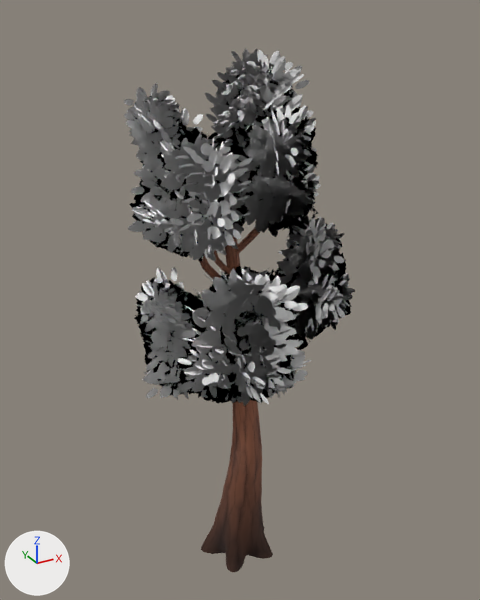
Renders of the glTF model public/models/CommonTree_3.glb from each side of a commit.
Rendered twice from a camera (50 mm lens) standing at (-4.87, -8.94, 9.5) and looking at (0.12, 0.14, 4.96). Arrows for +X, +Y and +Z are at lower left; the lights stay in place. The first picture is the older version.

In view in the first picture: 'CommonTree_3'.
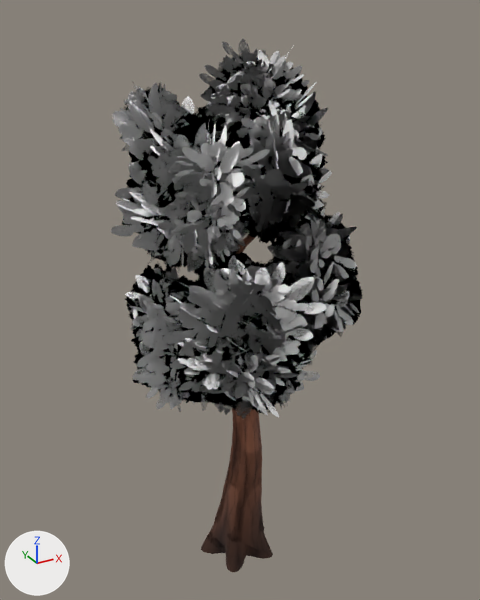
Where the change shows, as pixel boxes (x1, y1, x2, y2) in the pictures (480 x 600 px):
'LOD1', added: after (111, 39, 362, 571)
    faces in mat_leaves_normaltree: (111, 39, 362, 419)
    faces in mat_bark_normaltree: (207, 246, 268, 571)

The edits, one by one:
Mesh me_lod1 is new.
It has 1735 vertices, 1223 faces and spans x -2.33..2.44, y -2.52..2.41, z -0.24..9.22.
Faces by material slot: [497, 726].
It uses material mat_bark_normaltree.
It uses material mat_leaves_normaltree.
Object 'LOD1' (ob_lod1) is new; it shows me_lod1.
Its location is (0.0, 0.0, 0.0).
